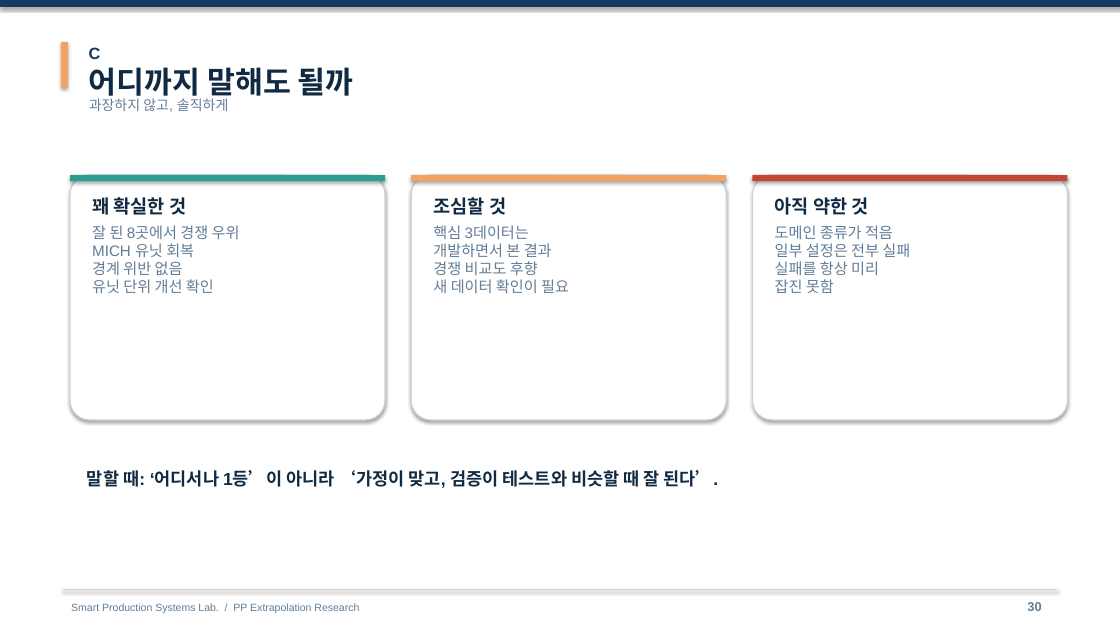
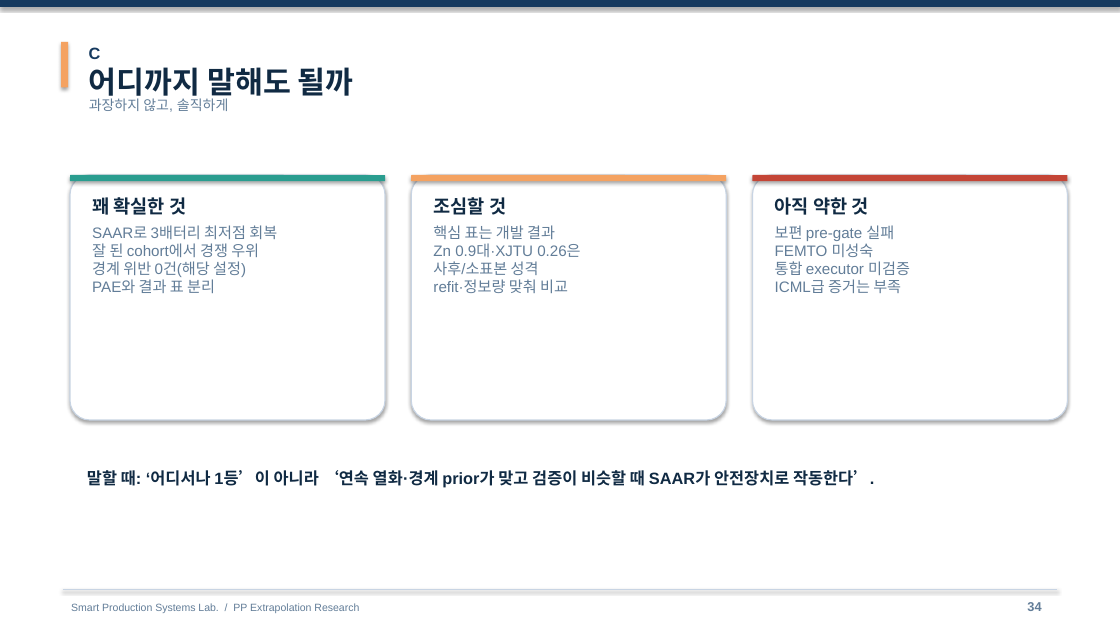
Before and after one commit to amumujs-create/pp-extrapolation, a slide deck: slide 34 of slides/pp_research/PP_Research_Detailed_v2.pptx (slide 30 before the commit). Drawn at 1120x630 pixels with LibreOffice and Linux fonts; fonts in the diff are those of the drawing. Boxes give left, top, right and bottom in pixels: in the first picture for what was removed or moved away, otherwise in the second. Text is boxed around its words. In the diff, an @@ line names an element or a change of style, - is before the commit and + after.

```diff
--- a/slides/pp_research/PP_Research_Detailed_v2.pptx
+++ b/slides/pp_research/PP_Research_Detailed_v2.pptx
@@ text at (x1=92, y1=225, x2=277, y2=293): text changed @@
-잘 된 8곳에서 경쟁 우위
-MICH 유닛 회복
-경계 위반 없음
-유닛 단위 개선 확인
+SAAR로 3배터리 최저점 회복
+잘 된 cohort에서 경쟁 우위
+경계 위반 0건(해당 설정)
+PAE와 결과 표 분리
@@ text at (x1=433, y1=225, x2=580, y2=293): text changed @@
-핵심 3데이터는
-개발하면서 본 결과
-경쟁 비교도 후향
-새 데이터 확인이 필요
+핵심 표는 개발 결과
+Zn 0.9대·XJTU 0.26은
+사후/소표본 성격
+refit·정보량 맞춰 비교
@@ text at (x1=775, y1=225, x2=910, y2=293): text changed @@
-도메인 종류가 적음
-일부 설정은 전부 실패
-실패를 항상 미리
-잡진 못함
+보편 pre-gate 실패
+FEMTO 미성숙
+통합 executor 미검증
+ICML급 증거는 부족
@@ text at (x1=87, y1=470, x2=874, y2=487): text changed; size 15 to 14 pt @@
-말할 때: ‘어디서나 1등’이 아니라 ‘가정이 맞고, 검증이 테스트와 비슷할 때 잘 된다’.
+말할 때: ‘어디서나 1등’이 아니라 ‘연속 열화·경계 prior가 맞고 검증이 비슷할 때 SAAR가 안전장치로 작동한다’.
@@ text at (x1=1027, y1=602, x2=1041, y2=611): text changed @@
-30
+34
```
Also in this commit, not shown: 45 other slides changed, 5 slides added, 2 other files.
